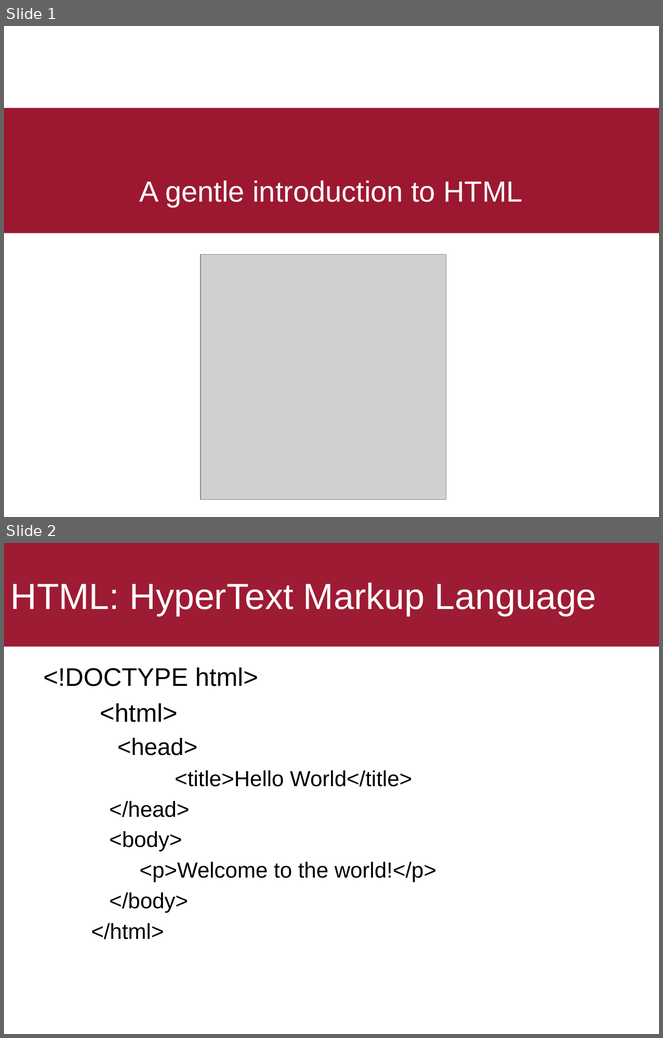
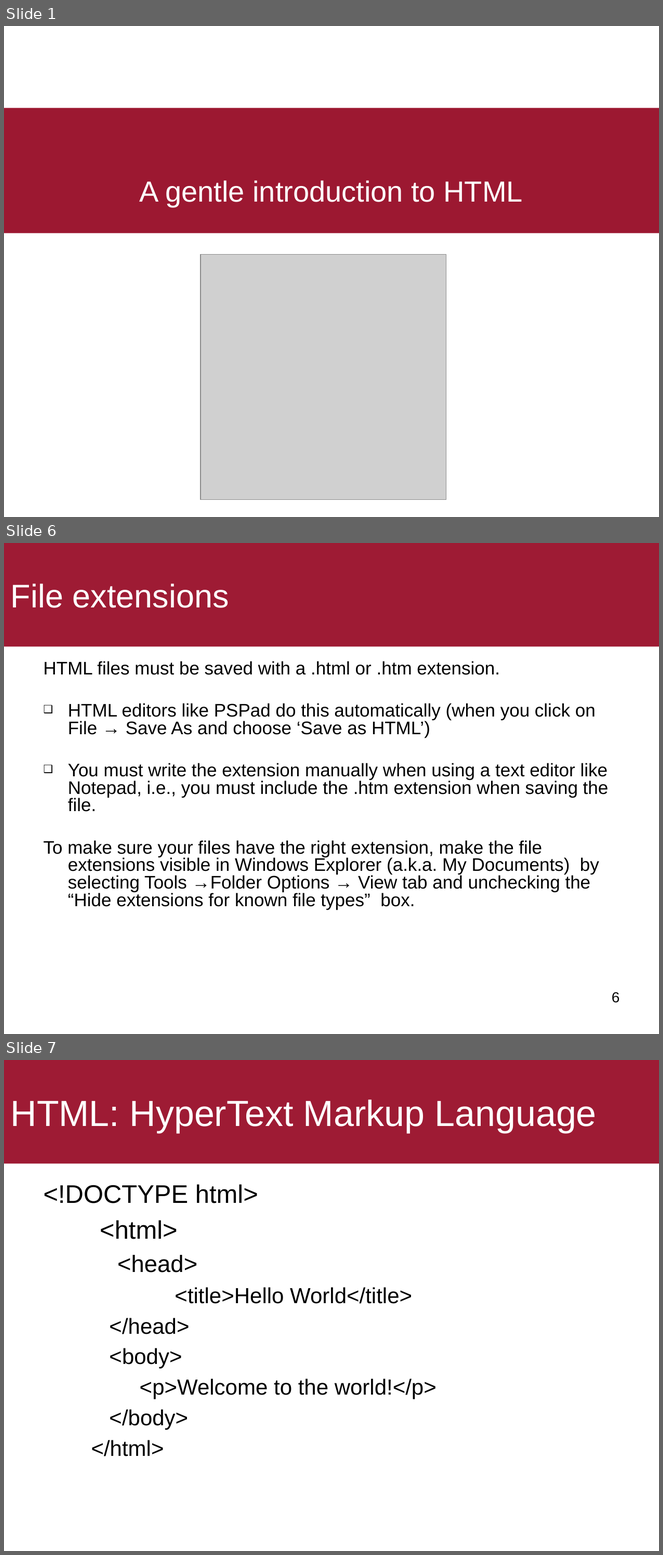
Before and after one commit to ekof-dss/teaching-samples-2021-22, a slide deck: presentations/03-01-html.ppt. Shown one above the other, each under a label of ours: slides 1 and 2 before the commit, slides 1, 6 and 7 after it; the slides between them are not shown. The pictures are 663x1038 and 663x1555 pixels, drawn with LibreOffice and Linux fonts; fonts in the diff are those of the drawing; grey boxes stand for pictures. Boxes give left, top, right and bottom in pixels: in the first picture for what was removed or moved away, otherwise in the second. Text is boxed around its words. In the diff, an @@ line names an element or a change of style, - is before the commit and + after.

```diff
--- a/presentations/03-01-html.ppt
+++ b/presentations/03-01-html.ppt
@@ slide 6 added at [4, 543, 659, 1034], background #FFFFFF @@
@@ title added at [4, 543, 659, 646], fill #9E1B34, 36 pt, text #FFFFFF @@
+File extensions
@@ text added at [44, 661, 609, 910], 20 pt, text #000000 @@
+HTML files must be saved with a .html or .htm extension.
+❑ HTML editors like PSPad do this automatically (when you click on File → Save As and choose ‘Save as HTML’)
+❑ You must write the extension manually when using a text editor like Notepad, i.e., you must include the .htm extension when saving the file.
+To make sure your files have the right extension, make the file extensions visible in Windows Explorer (a.k.a. My Documents) by selecting Tools →Folder Options → View tab and unchecking the “Hide extensions for known file types” box.
@@ page number added at [612, 992, 620, 1003], 16 pt, text #000000 @@
+6
@@ what was slide 2 is now slide 7 @@
```
Also in this commit, not shown: 4 other slides added, 1 other file.
